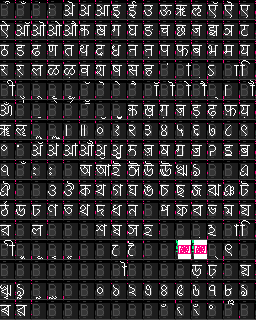
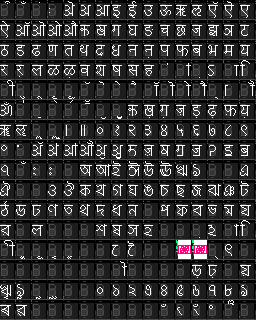
Two versions of the same layered image (256x320). Layer-by-layer changes:
painted on "width" over [15,11,256,315]
